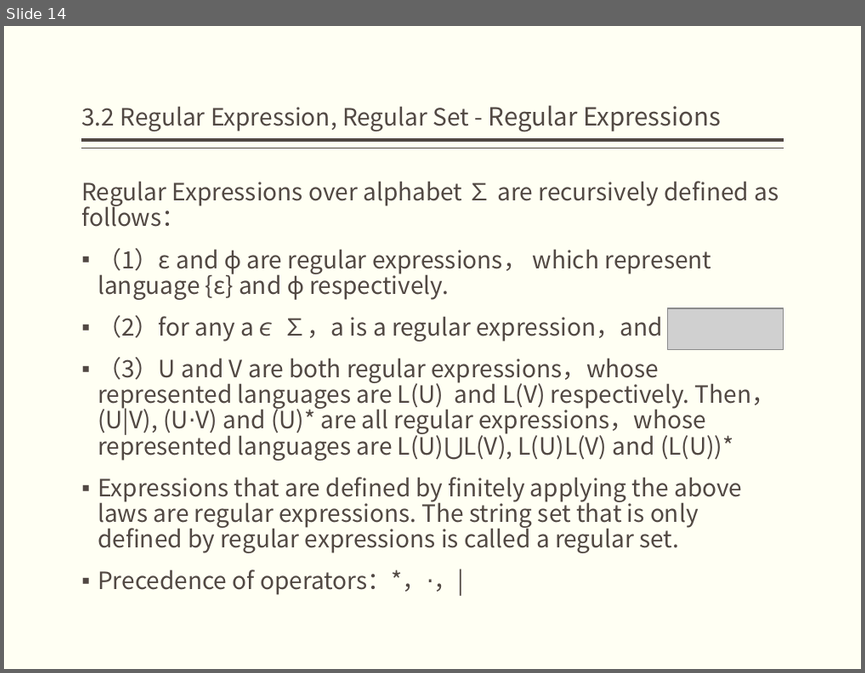
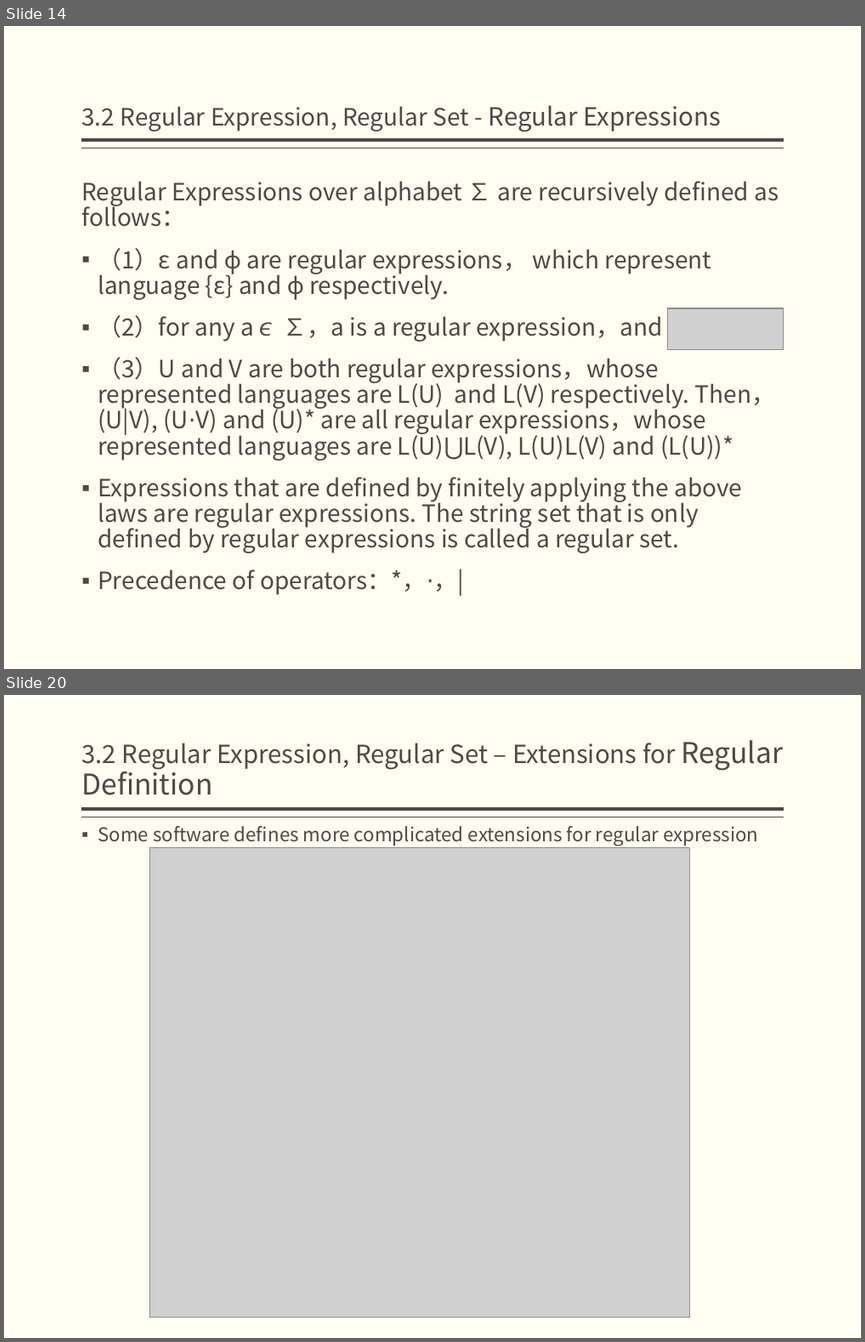
Before and after one commit to bonkboykz/jz81.github.io, a slide deck: course/compiler/LectureNotes/(Spring2017)Lecture3.pptx. Shown one above the other, each under a label of ours: slide 14 before the commit, slides 14 and 20 after it; the slides between them are not shown. The pictures are 865x673 and 865x1342 pixels, drawn with LibreOffice and Linux fonts; fonts in the diff are those of the drawing; grey boxes stand for pictures. Boxes give left, top, right and bottom in pixels: in the first picture for what was removed or moved away, otherwise in the second. Text is boxed around its words. In the diff, an @@ line names an element or a change of style, - is before the commit and + after.

```diff
--- a/course/compiler/LectureNotes/(Spring2017)Lecture3.pptx
+++ b/course/compiler/LectureNotes/(Spring2017)Lecture3.pptx
@@ slide 20 added at (4,695,861,1338), background #FFFFF3; not listed: 2 template elements that a slide beside it also shows @@
@@ title added at (81,740,783,795), 21 pt, text #514843 @@
+3.2 Regular Expression, Regular Set – Extensions for Regular Definition
@@ text added at (98,826,758,845), 16 pt, text #514843 @@
+▪ Some software defines more complicated extensions for regular expression
@@ picture added at (149,847,689,1317) @@
```
Also in this commit, not shown: 2 slides changed, 12 other slides added, 1 other file.
